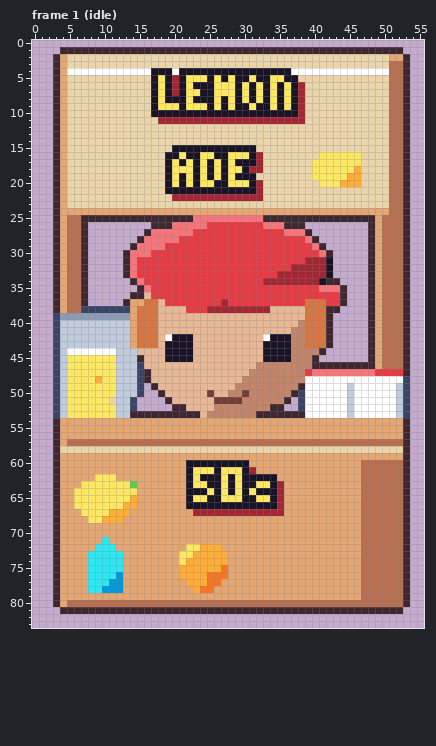
Pixel-art file -- art/encounters/lemonade-stand.aseprite. That is the earlier state.
56x84 pixels, 4 frames. Shown: frame 1 (idle). The commit also changed other frames, which this record leaves out.
Now the later version:
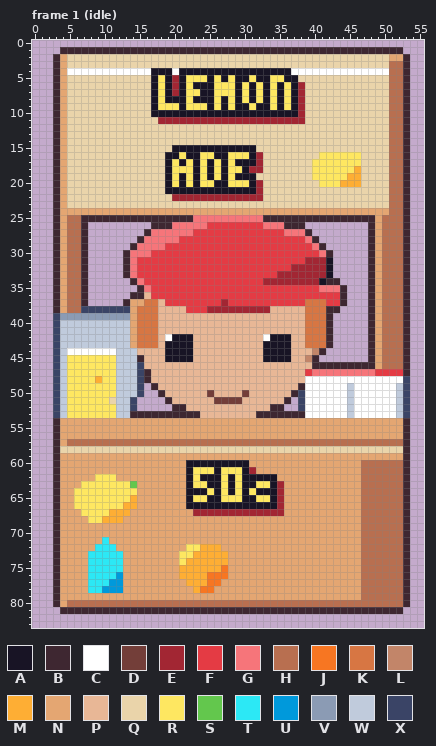
Palette (. is transparent): A #181425  B #3e2731  C #ffffff  D #733e39  E #a22633  F #e43b44  G #f6757a  H #b86f50  J #f77622  K #d77643  L #c28569  M #feae34  N #e4a672  P #e8b796  Q #ead4aa  R #fee761  S #63c74d  T #2ce8f5  U #0099db  V #8b9bb4  W #c0cbdc  X #3a4466
Edits made:
Frame 1 (idle):
The edit turns colour L into colour P in row 40 at x 38; in rows 41 to 43 at x 37 to 38; in row 44 at x 37 to 39; in row 45 at x 37 to 38; in row 46 at x 32 to 39; in row 47 at x 31 to 38.
The edit turns colour L into colour P in row 48 at x 30 to 38; in row 49 at x 29 to 37; in row 50 at x 28 to 29 and 31 to 36; in row 51 at x 30 to 35; in row 52 at x 26 to 33; in row 53 at x 25 to 31.
